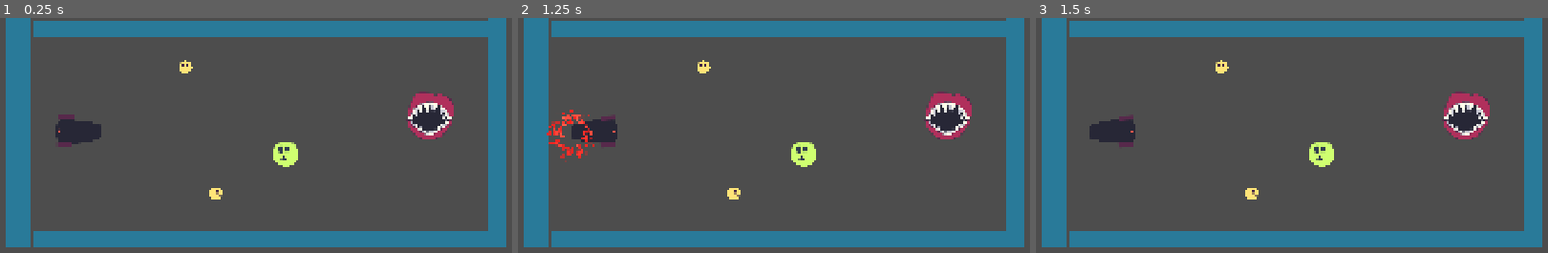
Above: before the commit, frames 1-3 (left to right).
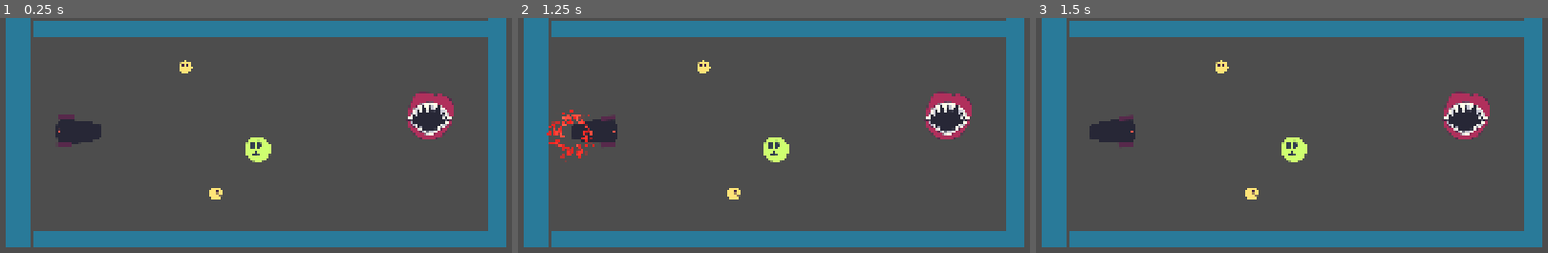
Above: after the commit, the same moments.

Repository: rmkubik/chain-reaction
Game: Godot game, scene res://main.tscn
The game is run twice, just before and just after one commit, with the same random seed, the same clock (stepped at 60 frames per second) and the same inputs.
Inputs (mouse positions are in pixels of both pictures, inside the frame that each line leads up to):
- Up to frame 1 (0.25 s): no input
- Up to frame 2 (1.25 s): tap Enter at 0.5 s; drag from (594, 130) to (948, 114) at 0.52 s
- Up to frame 3 (1.5 s): drag from (outside the picture) to (1466, 114) at 1.27 s

The runs differ from the first frame. In frame 1, 0.9% of the frame differs, in the area x 47-59%, y 50-64%; in frame 2, 0.9%; in frame 3, 0.9%.

Commit message:
Reorganized

Diff:
--- a/cannon.tscn
+++ b/Scenes/cannon.tscn
@@ -1,10 +1,12 @@
-[gd_scene load_steps=3 format=3 uid="uid://dk6vevwish86"]
+[gd_scene load_steps=4 format=3 uid="uid://dk6vevwish86"]
 
-[ext_resource type="Script" uid="uid://cj37063e5gab8" path="res://cannon.gd" id="1_23j6s"]
-[ext_resource type="Texture2D" uid="uid://dmc8ss5reu11y" path="res://cannon.png" id="1_i10un"]
+[ext_resource type="Script" uid="uid://cj37063e5gab8" path="res://Scripts/cannon.gd" id="1_23j6s"]
+[ext_resource type="Texture2D" uid="uid://dmc8ss5reu11y" path="res://Sprites/cannon.png" id="1_i10un"]
+[ext_resource type="PackedScene" uid="uid://bvo5x7e1wevhp" path="res://Scenes/smiley.tscn" id="2_3uv2y"]
 
 [node name="Cannon" type="Node2D"]
 script = ExtResource("1_23j6s")
+smiley = ExtResource("2_3uv2y")
 
 [node name="RigidBody2D" type="RigidBody2D" parent="."]
 input_pickable = true
--- a/goal.tscn
+++ b/Scenes/goal.tscn
@@ -1,8 +1,8 @@
 [gd_scene load_steps=10 format=3 uid="uid://dx7fdwmukomxc"]
 
-[ext_resource type="Script" uid="uid://d4d6pyttcqncw" path="res://goal.gd" id="1_6k3qi"]
-[ext_resource type="Texture2D" uid="uid://cvd1l25opfooy" path="res://goal.png" id="2_0qle8"]
-[ext_resource type="Texture2D" uid="uid://ducx8n6r8a216" path="res://goal-sheet.png" id="3_p20yd"]
+[ext_resource type="Script" uid="uid://d4d6pyttcqncw" path="res://Scripts/goal.gd" id="1_6k3qi"]
+[ext_resource type="Texture2D" uid="uid://cvd1l25opfooy" path="res://Sprites/goal.png" id="2_0qle8"]
+[ext_resource type="Texture2D" uid="uid://ducx8n6r8a216" path="res://Sprites/goal-sheet.png" id="3_p20yd"]
 
 [sub_resource type="CircleShape2D" id="CircleShape2D_7sh37"]
 radius = 60.0
--- a/mouser.tscn
+++ b/Scenes/mouser.tscn
@@ -1,6 +1,6 @@
 [gd_scene load_steps=2 format=3 uid="uid://rhhugsc364x7"]
 
-[ext_resource type="Script" uid="uid://ciuy4vut6qeii" path="res://mouser.gd" id="1_w7qdh"]
+[ext_resource type="Script" uid="uid://ciuy4vut6qeii" path="res://Scripts/mouser.gd" id="1_w7qdh"]
 
 [node name="Mouser" type="Node2D"]
 script = ExtResource("1_w7qdh")
--- /dev/null
+++ b/Scenes/node_2d.tscn
@@ -0,0 +1,46 @@
+[gd_scene load_steps=5 format=3 uid="uid://dfk2u80mhcnmk"]
+
+[ext_resource type="Script" uid="uid://cyk7cunebhmp4" path="res://Scripts/bloop.gd" id="1_0e48y"]
+[ext_resource type="Texture2D" uid="uid://c7s70tknqsntg" path="res://icon.svg" id="1_wtcfe"]
+
+[sub_resource type="RectangleShape2D" id="RectangleShape2D_0e48y"]
+size = Vector2(160, 146)
+
+[sub_resource type="RectangleShape2D" id="RectangleShape2D_wtcfe"]
+size = Vector2(1248, 89)
+
+[node name="Node2D" type="Node2D"]
+script = ExtResource("1_0e48y")
+
+[node name="Faller" type="RigidBody2D" parent="."]
+position = Vector2(601, 134)
+rotation = -0.785398
+contact_monitor = true
+max_contacts_reported = 1
+
+[node name="Icon" type="Sprite2D" parent="Faller"]
+scale = Vector2(1.35156, 1.18519)
+texture = ExtResource("1_wtcfe")
+
+[node name="CollisionShape2D" type="CollisionShape2D" parent="Faller"]
+shape = SubResource("RectangleShape2D_0e48y")
+
+[node name="CPUParticles2D" type="CPUParticles2D" parent="Faller"]
+
+[node name="Ground" type="RigidBody2D" parent="."]
+position = Vector2(537, 616)
+gravity_scale = 0.0
+lock_rotation = true
+freeze = true
+
+[node name="CollisionShape2D" type="CollisionShape2D" parent="Ground"]
+position = Vector2(40, 25.5)
+shape = SubResource("RectangleShape2D_wtcfe")
+
+[node name="Icon" type="Sprite2D" parent="Ground/CollisionShape2D"]
+position = Vector2(-1, -1)
+scale = Vector2(9.71875, 0.726562)
+texture = ExtResource("1_wtcfe")
+
+[connection signal="draw" from="." to="." method="_on_draw"]
+[connection signal="body_entered" from="Faller" to="." method="_on_rigid_body_2d_body_entered"]
--- a/ryan.tscn
+++ b/Scenes/ryan.tscn
@@ -1,9 +1,9 @@
 [gd_scene load_steps=5 format=3 uid="uid://cobso1ktxex65"]
 
-[ext_resource type="PackedScene" uid="uid://dk6vevwish86" path="res://cannon.tscn" id="2_lsn4h"]
-[ext_resource type="PackedScene" uid="uid://dx7fdwmukomxc" path="res://goal.tscn" id="3_un7jp"]
-[ext_resource type="PackedScene" uid="uid://brkq7q8wikvyg" path="res://target.tscn" id="4_ew8sb"]
-[ext_resource type="PackedScene" uid="uid://rhhugsc364x7" path="res://mouser.tscn" id="4_jtwpl"]
+[ext_resource type="PackedScene" uid="uid://dk6vevwish86" path="res://Scenes/cannon.tscn" id="2_lsn4h"]
+[ext_resource type="PackedScene" uid="uid://dx7fdwmukomxc" path="res://Scenes/goal.tscn" id="3_un7jp"]
+[ext_resource type="PackedScene" uid="uid://brkq7q8wikvyg" path="res://Scenes/target.tscn" id="4_ew8sb"]
+[ext_resource type="PackedScene" uid="uid://rhhugsc364x7" path="res://Scenes/mouser.tscn" id="4_jtwpl"]
 
 [node name="Ryan" type="Node2D"]
 
--- a/smiley.tscn
+++ b/Scenes/smiley.tscn
@@ -1,13 +1,15 @@
-[gd_scene load_steps=4 format=3 uid="uid://bvo5x7e1wevhp"]
+[gd_scene load_steps=5 format=3 uid="uid://bvo5x7e1wevhp"]
 
-[ext_resource type="Texture2D" uid="uid://ciyg4odrf7eeo" path="res://smiley.png" id="1_4l2d3"]
-[ext_resource type="Script" path="res://smiley.gd" id="1_t12jd"]
+[ext_resource type="Texture2D" uid="uid://ciyg4odrf7eeo" path="res://Sprites/smiley.png" id="1_4l2d3"]
+[ext_resource type="Script" uid="uid://dninbnjaghtiq" path="res://Scripts/smiley.gd" id="1_t12jd"]
+[ext_resource type="PackedScene" uid="uid://bosg3r2j3x4yx" path="res://Scenes/explosion.tscn" id="2_m17f5"]
 
 [sub_resource type="CircleShape2D" id="CircleShape2D_t12jd"]
 radius = 38.71
 
 [node name="Smiley" type="Node2D"]
 script = ExtResource("1_t12jd")
+explosion = ExtResource("2_m17f5")
 
 [node name="RigidBody2D" type="RigidBody2D" parent="."]
 gravity_scale = 0.0
--- a/target.tscn
+++ b/Scenes/target.tscn
@@ -1,7 +1,7 @@
 [gd_scene load_steps=4 format=3 uid="uid://brkq7q8wikvyg"]
 
-[ext_resource type="Script" uid="uid://bqsggklfmy72g" path="res://target.gd" id="1_e1yvt"]
-[ext_resource type="Texture2D" uid="uid://owo5v8ru8fst" path="res://target.png" id="1_t2jmu"]
+[ext_resource type="Script" uid="uid://bqsggklfmy72g" path="res://Scripts/target.gd" id="1_e1yvt"]
+[ext_resource type="Texture2D" uid="uid://owo5v8ru8fst" path="res://Sprites/target.png" id="1_t2jmu"]
 
 [sub_resource type="CircleShape2D" id="CircleShape2D_e1yvt"]
 radius = 40.0
--- a/wall.tscn
+++ b/Scenes/wall.tscn
@@ -1,6 +1,6 @@
 [gd_scene load_steps=4 format=3 uid="uid://cr14fyg7q3ndc"]
 
-[ext_resource type="Texture2D" uid="uid://dm5jlag6rjhhf" path="res://Square.png" id="1_xxgf6"]
+[ext_resource type="Texture2D" uid="uid://dm5jlag6rjhhf" path="res://Sprites/Square.png" id="1_xxgf6"]
 
 [sub_resource type="PhysicsMaterial" id="PhysicsMaterial_xxgf6"]
 bounce = 5.0
--- /dev/null
+++ b/Scripts/bloop.gd
@@ -0,0 +1,10 @@
+extends Node2D
+
+var color = Color.GREEN_YELLOW
+
+func _on_rigid_body_2d_body_entered(body: Node) -> void:
+	color = Color.RED
+	queue_redraw()
+
+func _draw() -> void:
+	draw_circle(Vector2(300, 300), 100, color, true)
--- a/cannon.gd
+++ b/Scripts/cannon.gd
@@ -1,8 +1,10 @@
 extends Node2D
 class_name Cannon
 
+@export var smiley : PackedScene
+
 func fire(power: float):
-	var smiley: Node2D = load("res://smiley.tscn").instantiate()
+	var smiley: Node2D = smiley.instantiate()
 	var cannonRB: RigidBody2D = get_node('RigidBody2D')
 	var smileyRB: RigidBody2D = smiley.get_node('RigidBody2D')
 	var spawnPoint = get_node('SpawnPoint')
--- a/smiley.gd
+++ b/Scripts/smiley.gd
@@ -1,8 +1,10 @@
 extends Node2D
+
+@export var explosion : PackedScene
 
 func _on_rigid_body_2d_body_entered(body: Node) -> void:
 	print("exploding")
-	var explosion: Node2D = load("res://explosion.tscn").instantiate()
+	var explosion: Node2D = explosion.instantiate()
 	var rb = get_node("RigidBody2D")
 	explosion.position.x = rb.global_position.x
 	explosion.position.y = rb.global_position.y
--- a/main.tscn
+++ b/main.tscn
@@ -1,48 +1,48 @@
 [gd_scene load_steps=8 format=3 uid="uid://cw2dnooky5y58"]
 
-[ext_resource type="Script" uid="uid://bduu60uhoe2ia" path="res://main.gd" id="1_1bvp3"]
-[ext_resource type="PackedScene" uid="uid://bvo5x7e1wevhp" path="res://smiley.tscn" id="1_ig7tw"]
-[ext_resource type="PackedScene" uid="uid://dk6vevwish86" path="res://cannon.tscn" id="3_h2yge"]
-[ext_resource type="PackedScene" uid="uid://rhhugsc364x7" path="res://mouser.tscn" id="4_1bvp3"]
-[ext_resource type="PackedScene" uid="uid://brkq7q8wikvyg" path="res://target.tscn" id="4_272bh"]
-[ext_resource type="PackedScene" uid="uid://cr14fyg7q3ndc" path="res://wall.tscn" id="6_272bh"]
-[ext_resource type="PackedScene" uid="uid://dx7fdwmukomxc" path="res://goal.tscn" id="7_5vw27"]
+[ext_resource type="Script" uid="uid://bduu60uhoe2ia" path="res://Scripts/main.gd" id="1_1bvp3"]
+[ext_resource type="PackedScene" uid="uid://bvo5x7e1wevhp" path="res://Scenes/smiley.tscn" id="2_272bh"]
+[ext_resource type="PackedScene" uid="uid://dk6vevwish86" path="res://Scenes/cannon.tscn" id="3_5vw27"]
+[ext_resource type="PackedScene" uid="uid://brkq7q8wikvyg" path="res://Scenes/target.tscn" id="4_kek77"]
+[ext_resource type="PackedScene" uid="uid://rhhugsc364x7" path="res://Scenes/mouser.tscn" id="5_4c57u"]
+[ext_resource type="PackedScene" uid="uid://cr14fyg7q3ndc" path="res://Scenes/wall.tscn" id="6_efxa6"]
+[ext_resource type="PackedScene" uid="uid://dx7fdwmukomxc" path="res://Scenes/goal.tscn" id="7_dg77c"]
 
 [node name="Node2D" type="Node2D"]
 script = ExtResource("1_1bvp3")
 
-[node name="Smiley" parent="." instance=ExtResource("1_ig7tw")]
+[node name="Smiley" parent="." instance=ExtResource("2_272bh")]
 position = Vector2(602, 122)
 
-[node name="Smiley2" parent="." instance=ExtResource("1_ig7tw")]
+[node name="Smiley2" parent="." instance=ExtResource("2_272bh")]
 position = Vector2(678, 439)
 scale = Vector2(1.5, 1.5)
 
-[node name="Cannon" parent="." instance=ExtResource("3_h2yge")]
+[node name="Cannon" parent="." instance=ExtResource("3_5vw27")]
 position = Vector2(331, 284)
 
-[node name="Target" parent="." instance=ExtResource("4_272bh")]
-position = Vector2(854, 340)
+[node name="Mouser" parent="." instance=ExtResource("5_4c57u")]
 
-[node name="Mouser" parent="." instance=ExtResource("4_1bvp3")]
+[node name="Target" parent="." instance=ExtResource("4_kek77")]
+position = Vector2(784, 329)
 
-[node name="Wall" parent="." instance=ExtResource("6_272bh")]
+[node name="Wall" parent="." instance=ExtResource("6_efxa6")]
 position = Vector2(789, 556)
 scale = Vector2(3, 1)
 
-[node name="Goal" parent="." instance=ExtResource("7_5vw27")]
+[node name="Goal" parent="." instance=ExtResource("7_dg77c")]
 position = Vector2(1219, 245)
 
-[node name="Wall2" parent="." instance=ExtResource("6_272bh")]
+[node name="Wall2" parent="." instance=ExtResource("6_efxa6")]
 position = Vector2(1386, 289)
 rotation = 1.5708
 scale = Vector2(1.5, 1)
 
-[node name="Wall3" parent="." instance=ExtResource("6_272bh")]
+[node name="Wall3" parent="." instance=ExtResource("6_efxa6")]
 position = Vector2(789, 24)
 scale = Vector2(3, 1)
 
-[node name="Wall4" parent="." instance=ExtResource("6_272bh")]
+[node name="Wall4" parent="." instance=ExtResource("6_efxa6")]
 position = Vector2(183, 289)
 rotation = 1.5708
 scale = Vector2(1.5, 1.5)
Renamed: explosion.tscn -> Scenes/explosion.tscn
Not shown, added: Scripts/bloop.gd.uid
Renamed: cannon.gd.uid -> Scripts/cannon.gd.uid
Renamed: create_on_click.gd -> Scripts/create_on_click.gd
Renamed: create_on_click.gd.uid -> Scripts/create_on_click.gd.uid
Renamed: goal.gd -> Scripts/goal.gd
Renamed: goal.gd.uid -> Scripts/goal.gd.uid
Renamed: main.gd -> Scripts/main.gd
Renamed: main.gd.uid -> Scripts/main.gd.uid
Renamed: mouser.gd -> Scripts/mouser.gd
Renamed: mouser.gd.uid -> Scripts/mouser.gd.uid
Renamed: smiley.gd.uid -> Scripts/smiley.gd.uid
(and 14 more such lines)
